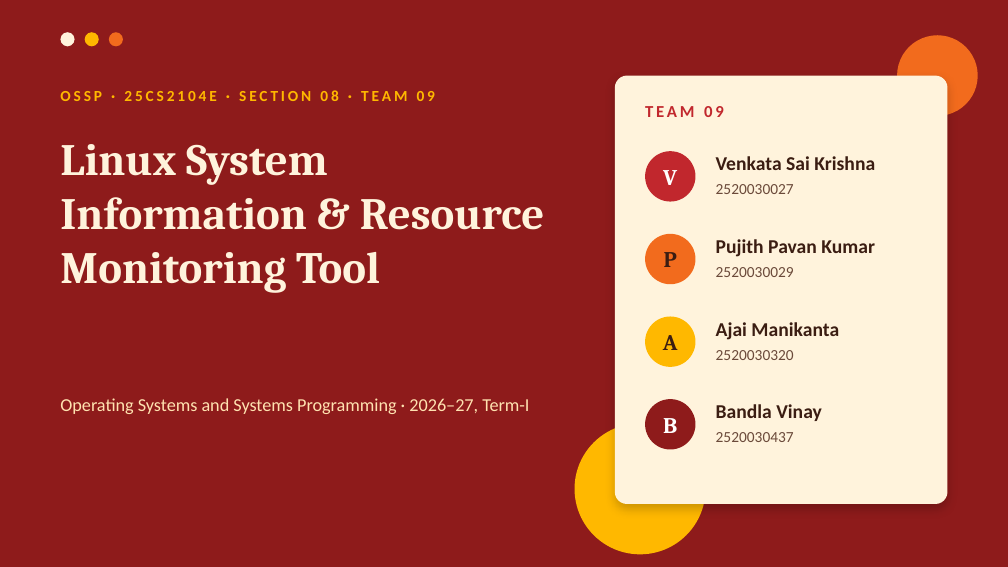
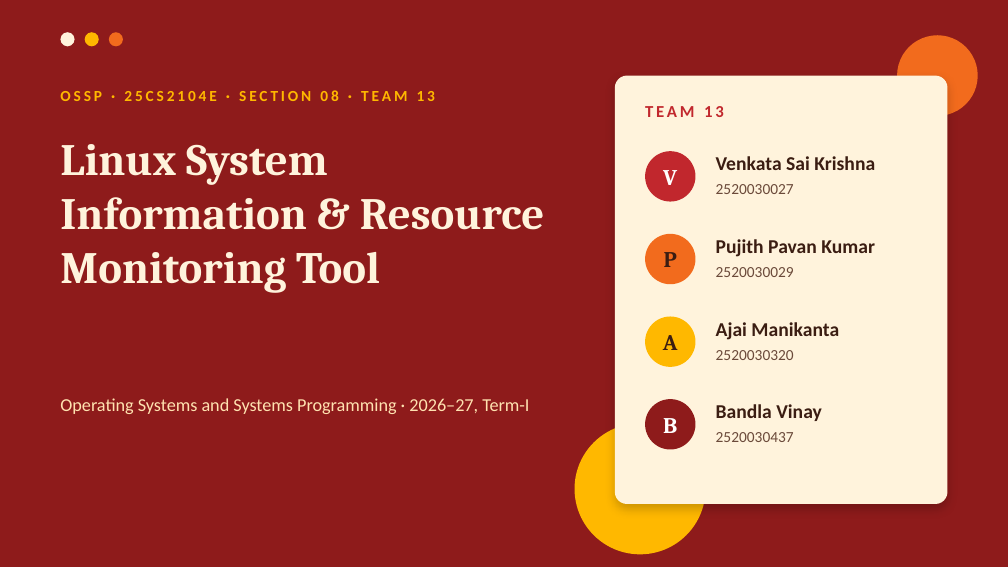
Before and after one commit to V-max-OSSP/V-Max_OSSP_Project, a slide deck: slide 1 of Linux_System_Monitor_OSSP.pptx. Drawn at 1008x567 pixels with LibreOffice and Linux fonts; fonts in the diff are those of the drawing. Boxes give left, top, right and bottom in pixels: in the first picture for what was removed or moved away, otherwise in the second. Text is boxed around its words. In the diff, an @@ line names an element or a change of style, - is before the commit and + after.

Commit message:
Updated project

```diff
--- a/Linux_System_Monitor_OSSP.pptx
+++ b/Linux_System_Monitor_OSSP.pptx
@@ text at (60,90,435,101): text changed @@
-OSSP · 25CS2104E · SECTION 08 · TEAM 09
+OSSP · 25CS2104E · SECTION 08 · TEAM 13
@@ text at (645,106,724,117): text changed @@
-TEAM 09
+TEAM 13
```
